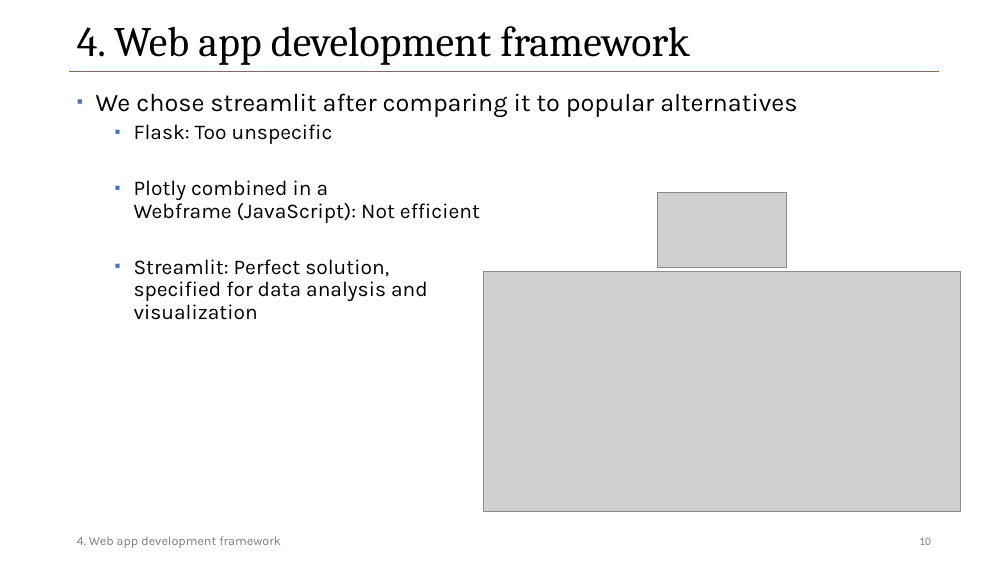
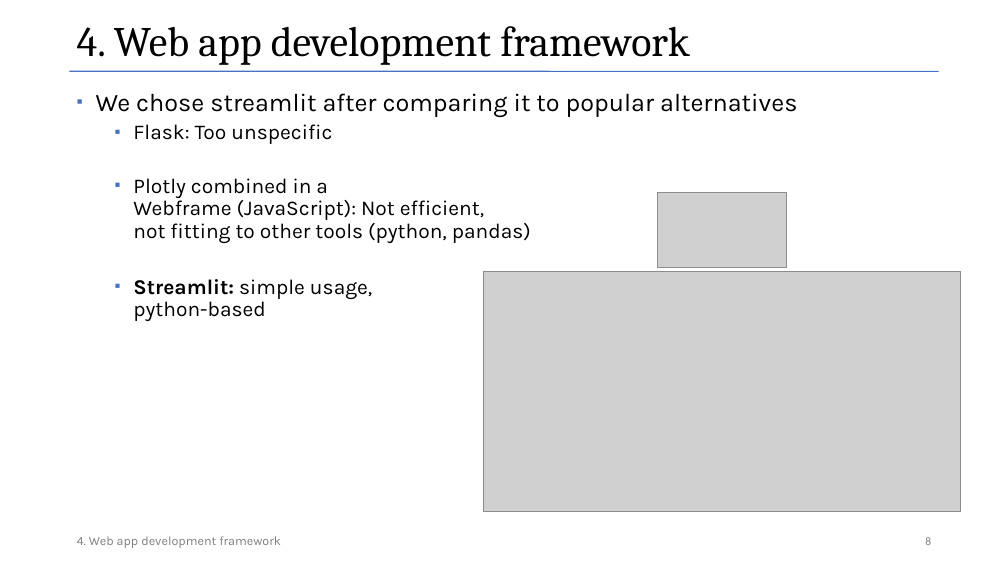
Before and after one commit to Data-Challenge-Team-8/data_challenge_team_8, a slide deck: slide 8 of presentation_task1/presentation_1_data_challenges_v02.pptx (slide 10 before the commit). Drawn at 1008x567 pixels with LibreOffice and Linux fonts; fonts in the diff are those of the drawing; grey boxes stand for pictures. Boxes give left, top, right and bottom in pixels: in the first picture for what was removed or moved away, otherwise in the second. Text is boxed around its words. In the diff, an @@ line names an element or a change of style, - is before the commit and + after.

```diff
--- a/presentation_task1/presentation_1_data_challenges_v02.pptx
+++ b/presentation_task1/presentation_1_data_challenges_v02.pptx
@@ text at [133,178,531,321]: text changed @@
-  ▪ Plotly combined in a
-    Webframe (JavaScript): Not efficient
-  ▪ Streamlit: Perfect solution,
-    specified for data analysis and
-    visualization
+  ▪ Plotly combined in a
+    Webframe (JavaScript): Not efficient,
+    not fitting to other tools (python, pandas)
+  ▪ Streamlit: simple usage,
+    python-based
@@ page number at [925,537,931,545]: text changed @@
-10
+8
```
Also in this commit, not shown: 8 other slides changed, 4 slides removed, 11 other files.
